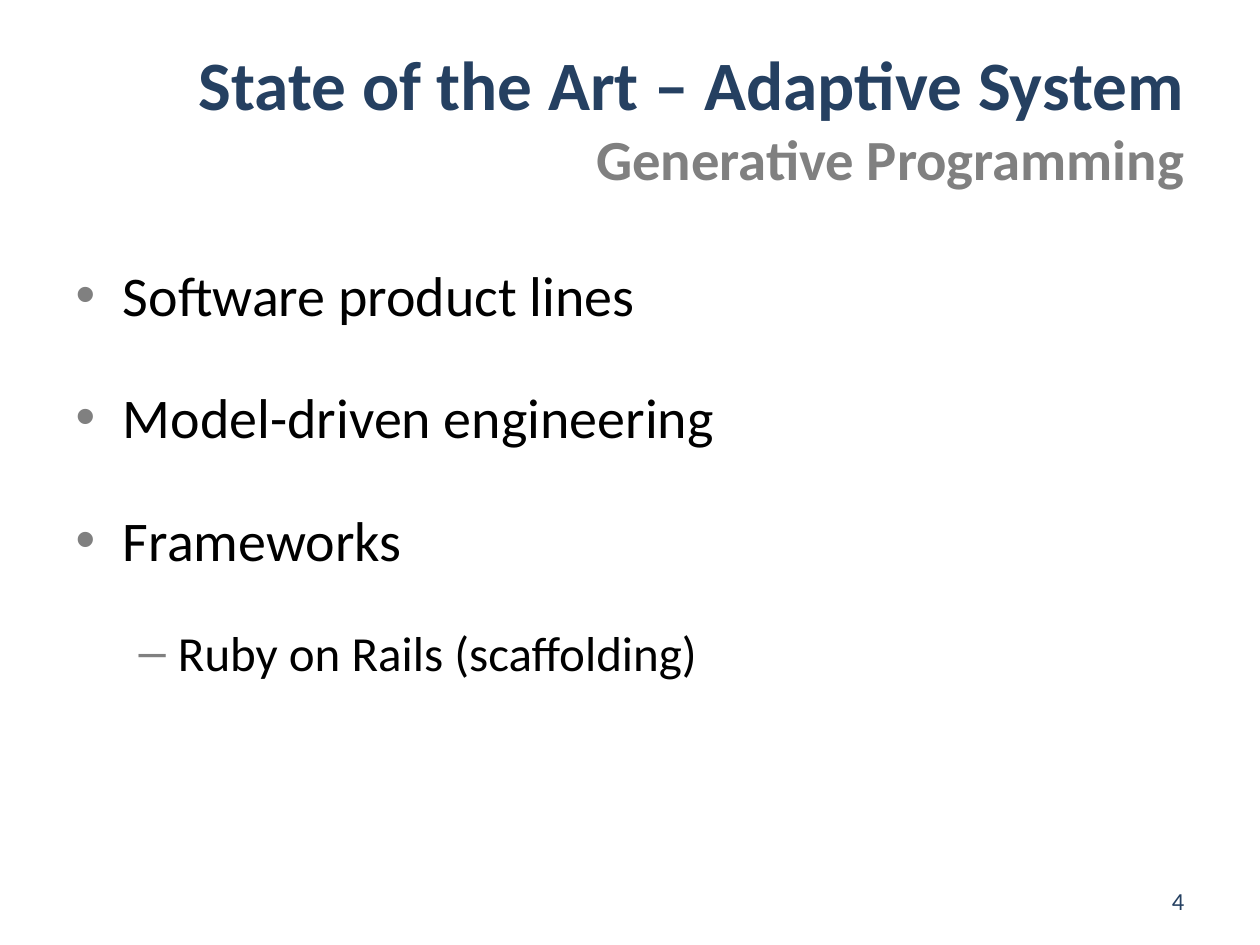
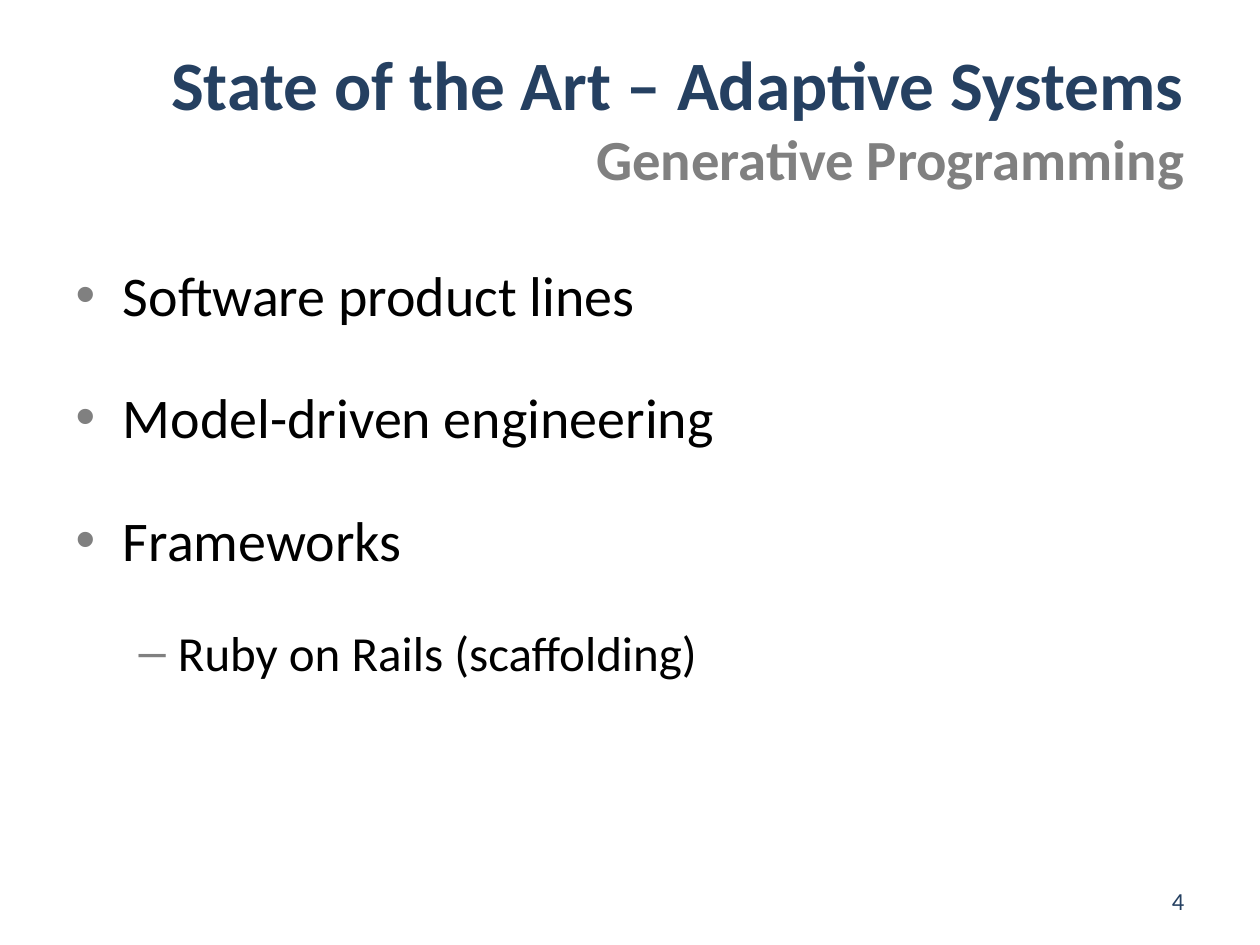
Before and after one commit to jgradim/thesis, a slide deck: slide 4 of presentations/pdis2.pptx. Drawn at 1260x945 pixels with LibreOffice and Linux fonts; fonts in the diff are those of the drawing. Boxes give left, top, right and bottom in pixels: in the first picture for what was removed or moved away, otherwise in the second. Text is boxed around its words. In the diff, an @@ line names an element or a change of style, - is before the commit and + after.

```diff
--- a/presentations/pdis2.pptx
+++ b/presentations/pdis2.pptx
@@ title at (171, 61, 1184, 190): text changed @@
-State of the Art – Adaptive System
-Generative Programming
+State of the Art – Adaptive Systems
+Generative Programming
```
Also in this commit, not shown: 2 other slides changed, 1 slide removed, 1 other file.
